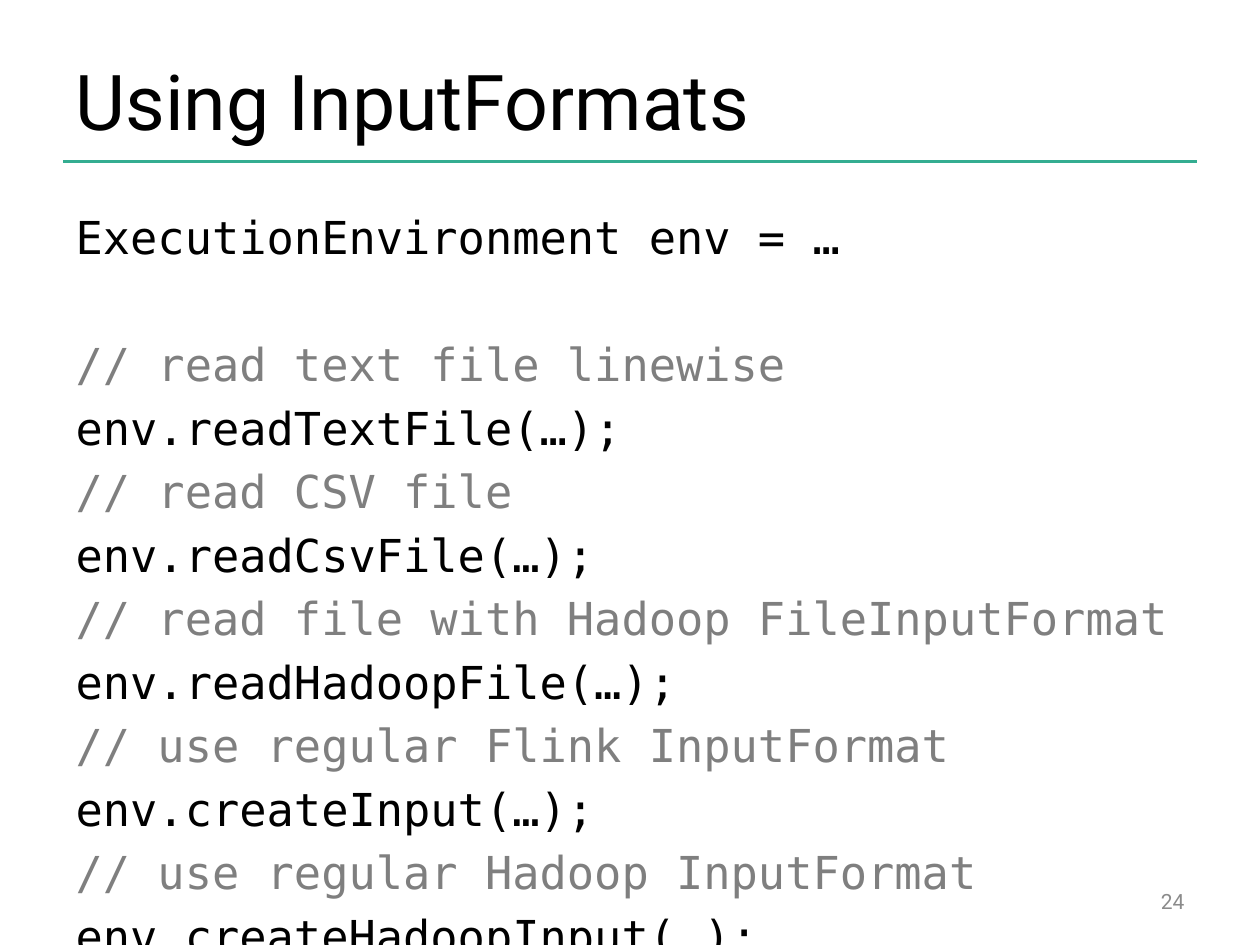
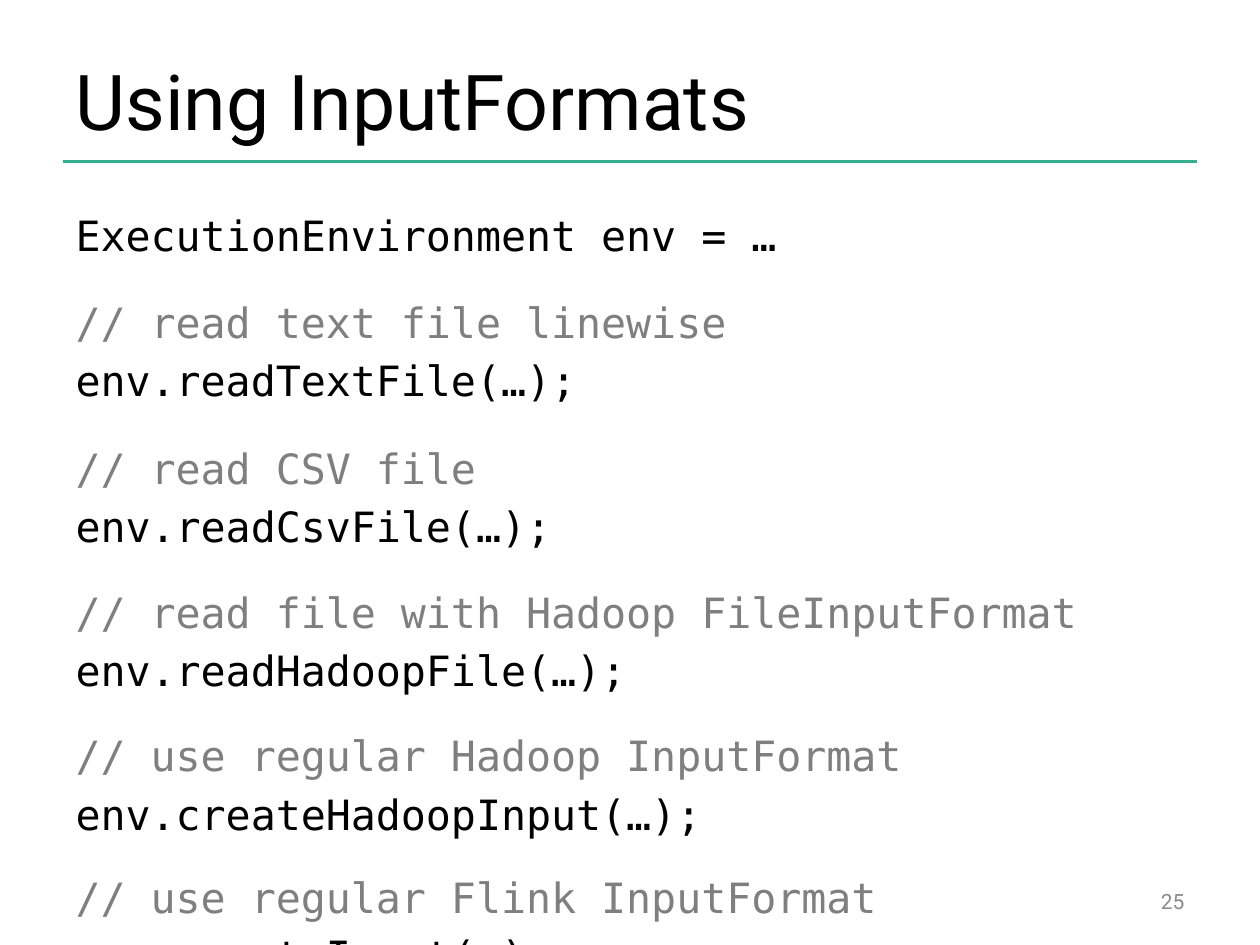
Before and after one commit to dataArtisans/flink-training-web, a slide deck: slide 25 of slides/flink_batch_advanced.pptx (slide 24 before the commit). Drawn at 1260x945 pixels with LibreOffice and Linux fonts; fonts in the diff are those of the drawing; background and template pictures are left out. Boxes give left, top, right and bottom in pixels: in the first picture for what was removed or moved away, otherwise in the second. Text is boxed around its words. In the diff, an @@ line names an element or a change of style, - is before the commit and + after.

```diff
--- a/slides/flink_batch_advanced.pptx
+++ b/slides/flink_batch_advanced.pptx
@@ text at bbox=[76, 219, 1076, 922]: size 25.9 to 23.8 pt in "ExecutionEnvironment env = …", "// read text file linewise", "env.readTextFile(…);", "// read CSV file" and 5 more places @@
@@ text at bbox=[76, 739, 901, 839]: paragraphs added @@
+// use regular Hadoop InputFormat
+env.createHadoopInput(…);
@@ text at bbox=[157, 854, 976, 899]: paragraphs removed @@
-// use regular Hadoop InputFormat
-env.createHadoopInput(…);
@@ page number at bbox=[1161, 894, 1185, 909]: text changed @@
-24
+25
```
Also in this commit, not shown: 10 other slides changed, 10 slides added, 7 slides removed.
